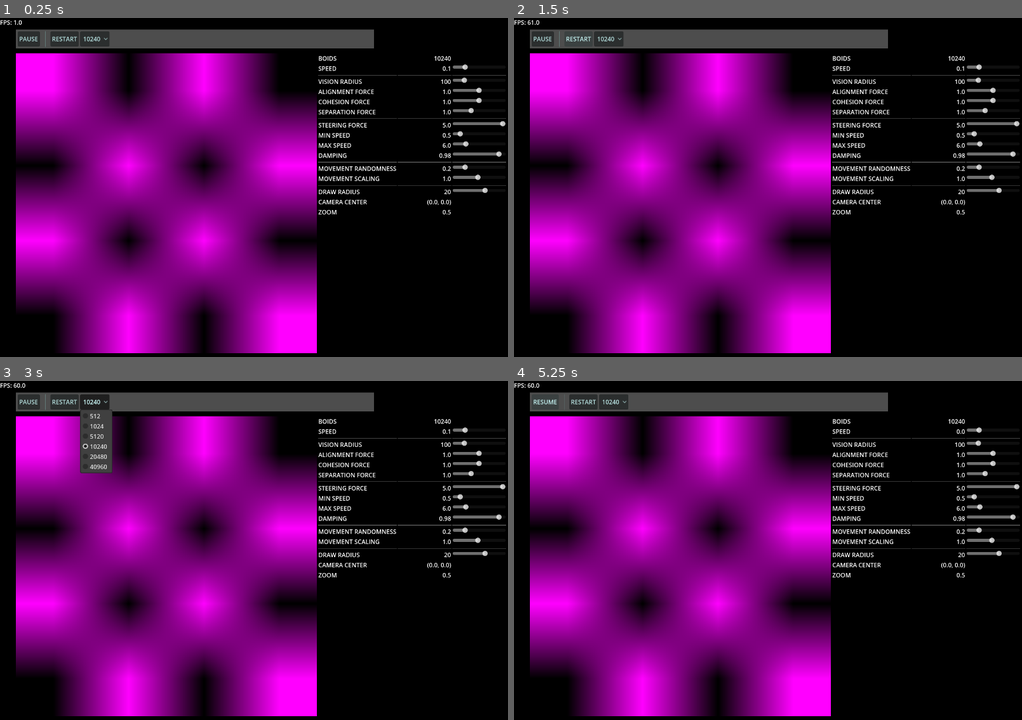
Above: before the commit, frames 1-4 (two rows, left to right).
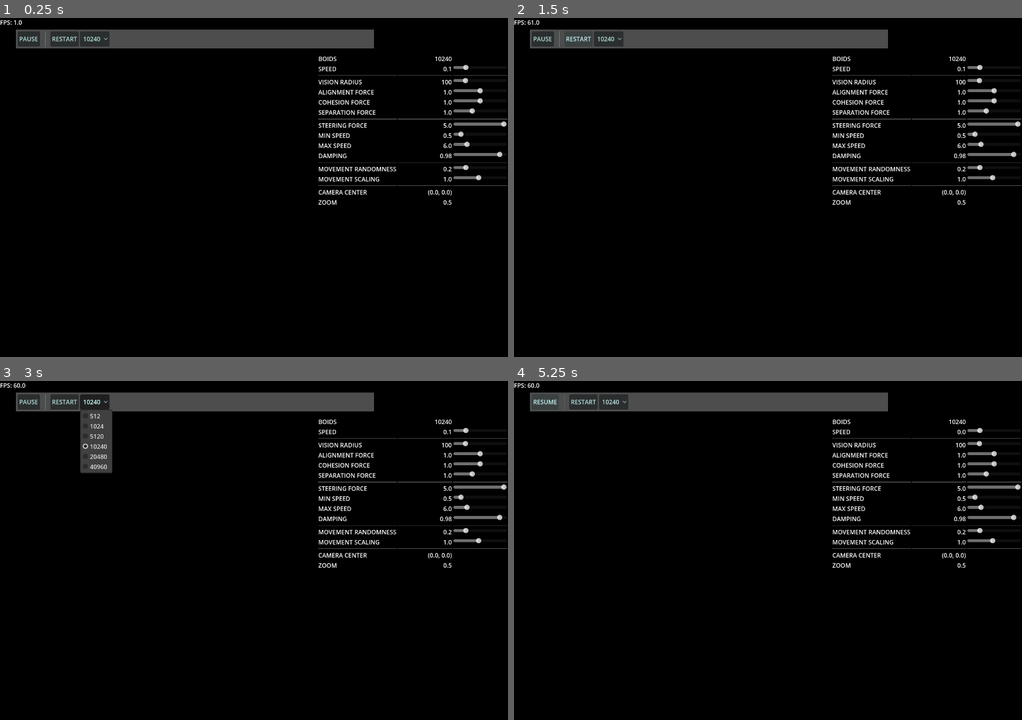
Above: after the commit, the same moments.

Repository: ThePathfindersCodex/Godot-Boids-Compute-Shader
Game: Godot game, scene res://main.tscn
Two runs of this game, one before a commit and one after it. Both use one fixed random seed, a clock stepped at 60 frames per second and the inputs below.
Inputs:
- Up to frame 1 (0.25 s): no input
- Up to frame 2 (1.5 s): click "RESTART" at 0.5 s; click "RESTART" at 1.25 s
- Up to frame 3 (3 s): click "RESTART" at 2 s; click "10240" at 2.75 s
- Up to frame 4 (5.25 s): click "10240" at 3.5 s; click "10240" at 4.25 s; click "PAUSE" at 5 s

The runs differ from the first frame. In frame 1, 51% of the frame differs, in the area x 3-100%, y 10-99%; in frame 2, 51%; in frame 3, 49%; in frame 4, 51%.
Error before the commit: Cannot call method 'texture_create' on a null value. (res://compute_boids.gd:101)
Error after the commit: Cannot call method 'texture_create' on a null value. (res://compute_boids.gd:106)

Commit message:
move to MultiMeshInstance2D + fragment shader

Diff:
--- a/compute_boids.gd
+++ b/compute_boids.gd
@@ -1,7 +1,8 @@
 extends TextureRect
 
 # CONFIG
-var compute_texture_size :int= 128
+var compute_texture_size :int= 256
+var viewport_size :int= 800 # 944
 var shader_local_size_x := 16
 var shader_local_size_y := 16
 @onready var image_size = compute_texture_size
@@ -43,6 +44,9 @@
 var view := RDTextureView.new()
 var input_particles : RID
 var output_particles : RID
+var multimesh := MultiMesh.new()
+var quadmesh := QuadMesh.new()
+var render_material := ShaderMaterial.new()
 
 func _ready():
 	randomize()
@@ -91,6 +95,7 @@
 
 	for i in boids_count:
 		var x :int= i % compute_texture_size
+		@warning_ignore("integer_division")
 		var y :int= i / compute_texture_size
 		img_particles.set_pixel(
 			x, y,
@@ -103,7 +108,33 @@
 
 	# Output texture TODO review this
 	textureRD.texture_rd_rid = output_particles
-	texture = textureRD # attach the output texture to the display node
+	#texture = textureRD # DEBUG attach the compute texture to the display node
+
+	# multimesh/instance/mesh/material
+	#var mask :GradientTexture2D= preload("res://grad2d_softcircle_mask.tres")
+	var mask :Texture2D= preload("res://triangle.png")
+	render_material.shader = preload("res://particle_draw.gdshader")
+	render_material.set_shader_parameter("alpha_tex", mask)
+	render_material.set_shader_parameter("particle_buffer", textureRD)
+	render_material.set_shader_parameter("camera_center", camera_center)
+	render_material.set_shader_parameter("zoom", zoom)
+	render_material.set_shader_parameter("compute_texture_size", compute_texture_size)
+	render_material.set_shader_parameter("min_speed", min_speed)
+	render_material.set_shader_parameter("max_speed", max_speed)
+	render_material.set_shader_parameter("viewport_size", Vector2(viewport_size, viewport_size))
+	%MMI.material = render_material # 2D
+
+	quadmesh.size = Vector2.ONE
+	multimesh.instance_count = 0 # can only set other values when instance_count==0
+	multimesh.mesh = quadmesh
+	multimesh.transform_format = MultiMesh.TRANSFORM_2D
+	multimesh.use_colors = false
+	multimesh.use_custom_data = false
+	multimesh.instance_count = boids_count # actual point count
+	for i in range(boids_count):
+		multimesh.set_instance_transform_2d(i, Transform2D())
+
+	%MMI.multimesh = multimesh
 
 	# SHADER + PIPELINE
 	var shader_file := load("res://compute_boids.glsl") as RDShaderFile
@@ -159,7 +190,18 @@
 	var input_set  = frame_flip[0]
 	var output_set = frame_flip[1]
 
+	# RUN SIM STEP
 	compute_stage(0,input_set,output_set)
+
+	# UPDATE MATERIAL BUFFERS
+	render_material.set_shader_parameter("particle_buffer", textureRD)
+	render_material.set_shader_parameter("camera_center", camera_center)
+	render_material.set_shader_parameter("zoom", zoom)
+	render_material.set_shader_parameter("min_speed", min_speed)
+	render_material.set_shader_parameter("max_speed", max_speed)
+
+	rdmain.free_rid(input_set)
+	rdmain.free_rid(output_set)
 
 var ping : bool = false
 func flip_buffers():
--- /dev/null
+++ b/grad2d_softcircle_mask.tres
@@ -0,0 +1,13 @@
+[gd_resource type="GradientTexture2D" load_steps=2 format=3 uid="uid://cowyk3qmtjd3y"]
+
+[sub_resource type="Gradient" id="Gradient_5iv3a"]
+offsets = PackedFloat32Array(0.9, 1)
+colors = PackedColorArray(1, 1, 1, 1, 0, 0, 0, 1)
+
+[resource]
+gradient = SubResource("Gradient_5iv3a")
+width = 32
+height = 32
+fill = 1
+fill_from = Vector2(0.5, 0.5)
+fill_to = Vector2(0.5, 0)
--- a/main.tscn
+++ b/main.tscn
@@ -3,8 +3,6 @@
 [ext_resource type="Script" uid="uid://3yxwmdt1rglu" path="res://main.gd" id="1_h2yge"]
 [ext_resource type="Script" uid="uid://ddmcajs83p42r" path="res://LabelFPS.gd" id="1_ig7tw"]
 [ext_resource type="Script" uid="uid://bxnsf3g2xc5s1" path="res://compute_boids.gd" id="2_1bvp3"]
-
-[sub_resource type="PlaceholderTexture2D" id="PlaceholderTexture2D_h2yge"]
 
 [sub_resource type="StyleBoxFlat" id="StyleBoxFlat_h2yge"]
 bg_color = Color(0.301961, 0.301961, 0.301961, 1)
@@ -13,8 +11,15 @@
 expand_margin_right = 5.0
 expand_margin_bottom = 5.0
 
+[sub_resource type="StyleBoxFlat" id="StyleBoxFlat_1bvp3"]
+bg_color = Color(0, 0, 0, 0.772549)
+
 [node name="Main" type="Node2D"]
 script = ExtResource("1_h2yge")
+
+[node name="MMI" type="MultiMeshInstance2D" parent="."]
+unique_name_in_owner = true
+position = Vector2(42, 94)
 
 [node name="ComputeBoids" type="TextureRect" parent="."]
 unique_name_in_owner = true
@@ -22,7 +27,6 @@
 offset_top = 94.0
 offset_right = 842.0
 offset_bottom = 894.0
-texture = SubResource("PlaceholderTexture2D_h2yge")
 script = ExtResource("2_1bvp3")
 
 [node name="LabelFPS" type="Label" parent="."]
@@ -77,70 +81,74 @@
 popup/item_5/text = "40960"
 popup/item_5/id = 5
 
-[node name="SimParameters" type="GridContainer" parent="."]
+[node name="PanelContainer" type="PanelContainer" parent="."]
 offset_left = 846.0
-offset_top = 96.0
-offset_right = 1344.0
-offset_bottom = 628.0
+offset_top = 97.0
+offset_right = 1347.0
+offset_bottom = 506.0
+theme_override_styles/panel = SubResource("StyleBoxFlat_1bvp3")
+
+[node name="SimParameters" type="GridContainer" parent="PanelContainer"]
+layout_mode = 2
 columns = 3
 
-[node name="LabelPoints" type="Label" parent="SimParameters"]
+[node name="LabelPoints" type="Label" parent="PanelContainer/SimParameters"]
 layout_mode = 2
 size_flags_horizontal = 3
 text = "BOIDS"
 
-[node name="LabelPointsValue" type="Label" parent="SimParameters"]
-unique_name_in_owner = true
-layout_mode = 2
-size_flags_horizontal = 3
-text = "0"
-horizontal_alignment = 2
-
-[node name="ControlSpacer" type="Control" parent="SimParameters"]
-layout_mode = 2
-size_flags_horizontal = 3
-
-[node name="LabelSpeed" type="Label" parent="SimParameters"]
+[node name="LabelPointsValue" type="Label" parent="PanelContainer/SimParameters"]
+unique_name_in_owner = true
+layout_mode = 2
+size_flags_horizontal = 3
+text = "0"
+horizontal_alignment = 2
+
+[node name="ControlSpacer" type="Control" parent="PanelContainer/SimParameters"]
+layout_mode = 2
+size_flags_horizontal = 3
+
+[node name="LabelSpeed" type="Label" parent="PanelContainer/SimParameters"]
 layout_mode = 2
 size_flags_horizontal = 3
 text = "SPEED"
 
-[node name="LabelSpeedValue" type="Label" parent="SimParameters"]
-unique_name_in_owner = true
-layout_mode = 2
-size_flags_horizontal = 3
-text = "0"
-horizontal_alignment = 2
-
-[node name="SliderSpeed" type="HSlider" parent="SimParameters"]
+[node name="LabelSpeedValue" type="Label" parent="PanelContainer/SimParameters"]
+unique_name_in_owner = true
+layout_mode = 2
+size_flags_horizontal = 3
+text = "0"
+horizontal_alignment = 2
+
+[node name="SliderSpeed" type="HSlider" parent="PanelContainer/SimParameters"]
 unique_name_in_owner = true
 layout_mode = 2
 max_value = 0.5
 step = 0.01
 value = 0.25
 
-[node name="HSeparator" type="HSeparator" parent="SimParameters"]
-layout_mode = 2
-
-[node name="HSeparator2" type="HSeparator" parent="SimParameters"]
-layout_mode = 2
-
-[node name="HSeparator3" type="HSeparator" parent="SimParameters"]
-layout_mode = 2
-
-[node name="LabelVisionRadius" type="Label" parent="SimParameters"]
+[node name="HSeparator" type="HSeparator" parent="PanelContainer/SimParameters"]
+layout_mode = 2
+
+[node name="HSeparator2" type="HSeparator" parent="PanelContainer/SimParameters"]
+layout_mode = 2
+
+[node name="HSeparator3" type="HSeparator" parent="PanelContainer/SimParameters"]
+layout_mode = 2
+
+[node name="LabelVisionRadius" type="Label" parent="PanelContainer/SimParameters"]
 layout_mode = 2
 size_flags_horizontal = 3
 text = "VISION RADIUS"
 
-[node name="LabelVisionRadiusValue" type="Label" parent="SimParameters"]
-unique_name_in_owner = true
-layout_mode = 2
-size_flags_horizontal = 3
-text = "0"
-horizontal_alignment = 2
-
-[node name="SliderVisionRadius" type="HSlider" parent="SimParameters"]
+[node name="LabelVisionRadiusValue" type="Label" parent="PanelContainer/SimParameters"]
+unique_name_in_owner = true
+layout_mode = 2
+size_flags_horizontal = 3
+text = "0"
+horizontal_alignment = 2
+
+[node name="SliderVisionRadius" type="HSlider" parent="PanelContainer/SimParameters"]
 unique_name_in_owner = true
 layout_mode = 2
 min_value = 5.0
@@ -148,85 +156,85 @@
 step = 5.0
 value = 100.0
 
-[node name="LabelAlignmentForce" type="Label" parent="SimParameters"]
+[node name="LabelAlignmentForce" type="Label" parent="PanelContainer/SimParameters"]
 layout_mode = 2
 size_flags_horizontal = 3
 text = "ALIGNMENT FORCE"
 
-[node name="LabelAlignmentForceValue" type="Label" parent="SimParameters"]
-unique_name_in_owner = true
-layout_mode = 2
-size_flags_horizontal = 3
-text = "0"
-horizontal_alignment = 2
-
-[node name="SliderAlignmentForce" type="HSlider" parent="SimParameters"]
+[node name="LabelAlignmentForceValue" type="Label" parent="PanelContainer/SimParameters"]
+unique_name_in_owner = true
+layout_mode = 2
+size_flags_horizontal = 3
+text = "0"
+horizontal_alignment = 2
+
+[node name="SliderAlignmentForce" type="HSlider" parent="PanelContainer/SimParameters"]
 unique_name_in_owner = true
 layout_mode = 2
 max_value = 2.0
 step = 0.1
 value = 1.0
 
-[node name="LabelCohesionForce" type="Label" parent="SimParameters"]
+[node name="LabelCohesionForce" type="Label" parent="PanelContainer/SimParameters"]
 layout_mode = 2
 size_flags_horizontal = 3
 text = "COHESION FORCE"
 
-[node name="LabelCohesionForceValue" type="Label" parent="SimParameters"]
-unique_name_in_owner = true
-layout_mode = 2
-size_flags_horizontal = 3
-text = "0"
-horizontal_alignment = 2
-
-[node name="SliderCohesionForce" type="HSlider" parent="SimParameters"]
+[node name="LabelCohesionForceValue" type="Label" parent="PanelContainer/SimParameters"]
+unique_name_in_owner = true
+layout_mode = 2
+size_flags_horizontal = 3
+text = "0"
+horizontal_alignment = 2
+
+[node name="SliderCohesionForce" type="HSlider" parent="PanelContainer/SimParameters"]
 unique_name_in_owner = true
 layout_mode = 2
 max_value = 2.0
 step = 0.1
 value = 1.0
 
-[node name="LabelSeparationForce" type="Label" parent="SimParameters"]
+[node name="LabelSeparationForce" type="Label" parent="PanelContainer/SimParameters"]
 layout_mode = 2
 size_flags_horizontal = 3
 text = "SEPARATION FORCE"
 
-[node name="LabelSeparationForceValue" type="Label" parent="SimParameters"]
-unique_name_in_owner = true
-layout_mode = 2
-size_flags_horizontal = 3
-text = "0"
-horizontal_alignment = 2
-
-[node name="SliderSeparationForce" type="HSlider" parent="SimParameters"]
+[node name="LabelSeparationForceValue" type="Label" parent="PanelContainer/SimParameters"]
+unique_name_in_owner = true
+layout_mode = 2
+size_flags_horizontal = 3
+text = "0"
+horizontal_alignment = 2
+
+[node name="SliderSeparationForce" type="HSlider" parent="PanelContainer/SimParameters"]
 unique_name_in_owner = true
 layout_mode = 2
 max_value = 3.0
 step = 0.1
 value = 1.0
 
-[node name="HSeparator4" type="HSeparator" parent="SimParameters"]
-layout_mode = 2
-
-[node name="HSeparator5" type="HSeparator" parent="SimParameters"]
-layout_mode = 2
-
-[node name="HSeparator6" type="HSeparator" parent="SimParameters"]
-layout_mode = 2
-
-[node name="LabelSteeringForce" type="Label" parent="SimParameters"]
+[node name="HSeparator4" type="HSeparator" parent="PanelContainer/SimParameters"]
+layout_mode = 2
+
+[node name="HSeparator5" type="HSeparator" parent="PanelContainer/SimParameters"]
+layout_mode = 2
+
+[node name="HSeparator6" type="HSeparator" parent="PanelContainer/SimParameters"]
+layout_mode = 2
+
+[node name="LabelSteeringForce" type="Label" parent="PanelContainer/SimParameters"]
 layout_mode = 2
 size_flags_horizontal = 3
 text = "STEERING FORCE"
 
-[node name="LabelSteeringForceValue" type="Label" parent="SimParameters"]
-unique_name_in_owner = true
-layout_mode = 2
-size_flags_horizontal = 3
-text = "0"
-horizontal_alignment = 2
-
-[node name="SliderSteeringForce" type="HSlider" parent="SimParameters"]
+[node name="LabelSteeringForceValue" type="Label" parent="PanelContainer/SimParameters"]
+unique_name_in_owner = true
+layout_mode = 2
+size_flags_horizontal = 3
+text = "0"
+horizontal_alignment = 2
+
+[node name="SliderSteeringForce" type="HSlider" parent="PanelContainer/SimParameters"]
 unique_name_in_owner = true
 layout_mode = 2
 min_value = 0.1
@@ -234,38 +242,38 @@
 step = 0.1
 value = 1.0
 
-[node name="LabelMinSpeed" type="Label" parent="SimParameters"]
+[node name="LabelMinSpeed" type="Label" parent="PanelContainer/SimParameters"]
 layout_mode = 2
 size_flags_horizontal = 3
 text = "MIN SPEED"
 
-[node name="LabelMinSpeedValue" type="Label" parent="SimParameters"]
-unique_name_in_owner = true
-layout_mode = 2
-size_flags_horizontal = 3
-text = "0"
-horizontal_alignment = 2
-
-[node name="SliderMinSpeed" type="HSlider" parent="SimParameters"]
+[node name="LabelMinSpeedValue" type="Label" parent="PanelContainer/SimParameters"]
+unique_name_in_owner = true
+layout_mode = 2
+size_flags_horizontal = 3
+text = "0"
+horizontal_alignment = 2
+
+[node name="SliderMinSpeed" type="HSlider" parent="PanelContainer/SimParameters"]
 unique_name_in_owner = true
 layout_mode = 2
 max_value = 5.0
 step = 0.1
 value = 0.5
 
-[node name="LabelMaxSpeed" type="Label" parent="SimParameters"]
+[node name="LabelMaxSpeed" type="Label" parent="PanelContainer/SimParameters"]
 layout_mode = 2
 size_flags_horizontal = 3
 text = "MAX SPEED"
 
-[node name="LabelMaxSpeedValue" type="Label" parent="SimParameters"]
-unique_name_in_owner = true
-layout_mode = 2
-size_flags_horizontal = 3
-text = "0"
-horizontal_alignment = 2
-
-[node name="SliderMaxSpeed" type="HSlider" parent="SimParameters"]
+[node name="LabelMaxSpeedValue" type="Label" parent="PanelContainer/SimParameters"]
+unique_name_in_owner = true
+layout_mode = 2
+size_flags_horizontal = 3
+text = "0"
+horizontal_alignment = 2
+
+[node name="SliderMaxSpeed" type="HSlider" parent="PanelContainer/SimParameters"]
 unique_name_in_owner = true
 layout_mode = 2
 min_value = 2.0
@@ -273,19 +281,19 @@
 step = 0.1
 value = 6.0
 
-[node name="LabelDrag" type="Label" parent="SimParameters"]
+[node name="LabelDrag" type="Label" parent="PanelContainer/SimParameters"]
 layout_mode = 2
 size_flags_horizontal = 3
 text = "DAMPING"
 
-[node name="LabelDragValue" type="Label" parent="SimParameters"]
-unique_name_in_owner = true
-layout_mode = 2
-size_flags_horizontal = 3
-text = "0"
-horizontal_alignment = 2
-
-[node name="SliderDrag" type="HSlider" parent="SimParameters"]
+[node name="LabelDragValue" type="Label" parent="PanelContainer/SimParameters"]
+unique_name_in_owner = true
+layout_mode = 2
+size_flags_horizontal = 3
+text = "0"
+horizontal_alignment = 2
+
+[node name="SliderDrag" type="HSlider" parent="PanelContainer/SimParameters"]
 unique_name_in_owner = true
 layout_mode = 2
 min_value = 0.75
@@ -293,47 +301,47 @@
 step = 0.01
 value = 0.98
 
-[node name="HSeparator7" type="HSeparator" parent="SimParameters"]
-layout_mode = 2
-
-[node name="HSeparator8" type="HSeparator" parent="SimParameters"]
-layout_mode = 2
-
-[node name="HSeparator9" type="HSeparator" parent="SimParameters"]
-layout_mode = 2
-
-[node name="LabelSliderMovementRandomness" type="Label" parent="SimParameters"]
+[node name="HSeparator7" type="HSeparator" parent="PanelContainer/SimParameters"]
+layout_mode = 2
+
+[node name="HSeparator8" type="HSeparator" parent="PanelContainer/SimParameters"]
+layout_mode = 2
+
+[node name="HSeparator9" type="HSeparator" parent="PanelContainer/SimParameters"]
+layout_mode = 2
+
+[node name="LabelSliderMovementRandomness" type="Label" parent="PanelContainer/SimParameters"]
 layout_mode = 2
 size_flags_horizontal = 3
 text = "MOVEMENT RANDOMNESS"
 
-[node name="LabelSliderMovementRandomnessValue" type="Label" parent="SimParameters"]
-unique_name_in_owner = true
-layout_mode = 2
-size_flags_horizontal = 3
-text = "0"
-horizontal_alignment = 2
-
-[node name="SliderMovementRandomness" type="HSlider" parent="SimParameters"]
+[node name="LabelSliderMovementRandomnessValue" type="Label" parent="PanelContainer/SimParameters"]
+unique_name_in_owner = true
+layout_mode = 2
+size_flags_horizontal = 3
+text = "0"
+horizontal_alignment = 2
+
+[node name="SliderMovementRandomness" type="HSlider" parent="PanelContainer/SimParameters"]
 unique_name_in_owner = true
 layout_mode = 2
 max_value = 1.0
 step = 0.1
 value = 0.2
 
-[node name="LabelSliderMovementScaling" type="Label" parent="SimParameters"]
+[node name="LabelSliderMovementScaling" type="Label" parent="PanelContainer/SimParameters"]
 layout_mode = 2
 size_flags_horizontal = 3
 text = "MOVEMENT SCALING"
 
-[node name="LabelSliderMovementScalingValue" type="Label" parent="SimParameters"]
-unique_name_in_owner = true
-layout_mode = 2
-size_flags_horizontal = 3
-text = "0"
-horizontal_alignment = 2
-
-[node name="SliderMovementScaling" type="HSlider" parent="SimParameters"]
+[node name="LabelSliderMovementScalingValue" type="Label" parent="PanelContainer/SimParameters"]
+unique_name_in_owner = true
+layout_mode = 2
+size_flags_horizontal = 3
+text = "0"
+horizontal_alignment = 2
+
+[node name="SliderMovementScaling" type="HSlider" parent="PanelContainer/SimParameters"]
 unique_name_in_owner = true
 layout_mode = 2
 min_value = 0.1
@@ -341,63 +349,60 @@
 step = 0.1
 value = 1.0
 
-[node name="HSeparator10" type="HSeparator" parent="SimParameters"]
-layout_mode = 2
-
-[node name="HSeparator11" type="HSeparator" parent="SimParameters"]
-layout_mode = 2
-
-[node name="HSeparator12" type="HSeparator" parent="SimParameters"]
-layout_mode = 2
-
-[node name="LabelDrawRadius" type="Label" parent="SimParameters"]
-layout_mode = 2
-size_flags_horizontal = 3
-text = "DRAW RADIUS"
-
-[node name="LabelDrawRadiusValue" type="Label" parent="SimParameters"]
-unique_name_in_owner = true
-layout_mode = 2
-size_flags_horizontal = 3
-text = "0"
-horizontal_alignment = 2
-
-[node name="SliderDrawRadius" type="HSlider" parent="SimParameters"]
-unique_name_in_owner = true
+[node name="HSeparator10" type="HSeparator" parent="PanelContainer/SimParameters"]
+layout_mode = 2
+
+[node name="HSeparator11" type="HSeparator" parent="PanelContainer/SimParameters"]
+layout_mode = 2
+
+[node name="HSeparator12" type="HSeparator" parent="PanelContainer/SimParameters"]
+layout_mode = 2
+
+[node name="LabelDrawRadiusValue" type="Label" parent="PanelContainer/SimParameters"]
+unique_name_in_owner = true
+visible = false
+layout_mode = 2
+size_flags_horizontal = 3
+text = "0"
+horizontal_alignment = 2
+
+[node name="SliderDrawRadius" type="HSlider" parent="PanelContainer/SimParameters"]
+unique_name_in_owner = true
+visible = false
 layout_mode = 2
 min_value = 3.0
 max_value = 30.0
 value = 20.0
 
-[node name="LabelCamCenter" type="Label" parent="SimParameters"]
+[node name="LabelCamCenter" type="Label" parent="PanelContainer/SimParameters"]
 layout_mode = 2
 size_flags_horizontal = 3
 text = "CAMERA CENTER"
 
-[node name="LabelCamCenterValue" type="Label" parent="SimParameters"]
-unique_name_in_owner = true
-layout_mode = 2
-size_flags_horizontal = 3
-text = "0"
-horizontal_alignment = 2
-
-[node name="ControlSpacer2" type="Control" parent="SimParameters"]
-layout_mode = 2
-size_flags_horizontal = 3
-
-[node name="LabelZoom" type="Label" parent="SimParameters"]
+[node name="LabelCamCenterValue" type="Label" parent="PanelContainer/SimParameters"]
+unique_name_in_owner = true
+layout_mode = 2
+size_flags_horizontal = 3
+text = "0"
+horizontal_alignment = 2
+
+[node name="ControlSpacer2" type="Control" parent="PanelContainer/SimParameters"]
+layout_mode = 2
+size_flags_horizontal = 3
+
+[node name="LabelZoom" type="Label" parent="PanelContainer/SimParameters"]
 layout_mode = 2
 size_flags_horizontal = 3
 text = "ZOOM"
 
-[node name="LabelZoomValue" type="Label" parent="SimParameters"]
-unique_name_in_owner = true
-layout_mode = 2
-size_flags_horizontal = 3
-text = "0"
-horizontal_alignment = 2
-
-[node name="ControlSpacer3" type="Control" parent="SimParameters"]
+[node name="LabelZoomValue" type="Label" parent="PanelContainer/SimParameters"]
+unique_name_in_owner = true
+layout_mode = 2
+size_flags_horizontal = 3
+text = "0"
+horizontal_alignment = 2
+
+[node name="ControlSpacer3" type="Control" parent="PanelContainer/SimParameters"]
 layout_mode = 2
 size_flags_horizontal = 3
 
--- /dev/null
+++ b/particle_draw.gdshader
@@ -0,0 +1,83 @@
+shader_type canvas_item;
+uniform sampler2D alpha_tex : filter_linear, repeat_disable;
+uniform sampler2D particle_buffer : filter_nearest, repeat_disable;
+uniform int compute_texture_size;
+uniform vec2 viewport_size;
+uniform float min_speed = 0.0;
+uniform float max_speed = 1.0;
+uniform vec2 camera_center;
+uniform float zoom;
+varying flat int v_instance_id;
+
+void vertex() {
+	int id = INSTANCE_ID;
+	v_instance_id = id;
+	ivec2 texel = ivec2(id % compute_texture_size,
+						id / compute_texture_size);
+	vec4 data = texelFetch(particle_buffer, texel, 0);
+	vec2 pos = data.rg;
+	vec2 vel = data.ba;
+
+	// transform pos
+	vec2 world_pos = pos;
+	vec2 view_pos = (world_pos - camera_center) * zoom;
+	vec2 screen_center = viewport_size * 0.5;
+
+	float radius = 10.0 * zoom;
+
+	// direction
+	vec2 dir = normalize(vec2(vel.x, -vel.y) + vec2(1e-6));
+	float angle = atan(dir.y, dir.x);
+	// up is forward
+	angle += PI * 0.5;
+
+	float c = cos(angle);
+	float s = sin(angle);
+	mat2 rot = mat2(vec2(c,-s), vec2(s,c));
+
+	// Move pivot to tip of triangle
+	vec2 tip_offset = vec2(0.0, -0.5); // adjust depending on mesh
+	vec2 local = VERTEX - tip_offset;
+
+	local *= radius;
+	local = rot * local;
+	local += tip_offset * radius;
+
+	VERTEX = view_pos + screen_center + local;
+}
+
+vec3 jet_colormap(float t) {
+	t = clamp(t, 0.0, 1.0);
+	float r = clamp(1.5 - abs(4.0 * t - 3.0), 0.0, 1.0);
+	float g = clamp(1.5 - abs(4.0 * t - 2.0), 0.0, 1.0);
+	float b = clamp(1.5 - abs(4.0 * t - 1.0), 0.0, 1.0);
+	return vec3(r, g, b);
+}
+
+void fragment() {
+	int id = v_instance_id;
+	ivec2 texel = ivec2(id % compute_texture_size,
+						id / compute_texture_size);
+	vec4 data = texelFetch(particle_buffer, texel, 0);
+	vec2 vel = data.ba;
+
+	// --- Compute color from speed ---
+	float speed = length(vel);
+	float t = clamp((speed - min_speed) / (max_speed - min_speed), 0.0, 1.0);
+	vec3 rgb = jet_colormap(t);
+	vec4 color = vec4(rgb, 1.0);
+
+	// --- Rotation anchor debug ---
+	vec2 anchor_uv = vec2(0.5, 0.5); // adjust if needed
+	float anchor_radius = 0.05;
+	float da = distance(UV, anchor_uv);
+	if (da < anchor_radius) {
+		COLOR = vec4(1.0, 0.0, 0.0, 1.0); // red = rotation anchor
+	}
+	else {
+		// Sample and set
+		float alpha = texture(alpha_tex, UV).a;
+		if(alpha < 0.001) discard;
+		COLOR = vec4(color.rgb, color.a * alpha);
+	}
+}
Not shown, changed: compute_boids.glsl
Not shown, added: particle_draw.gdshader.uid
Binary file added: triangle.png
Not shown, added: triangle.png.import
